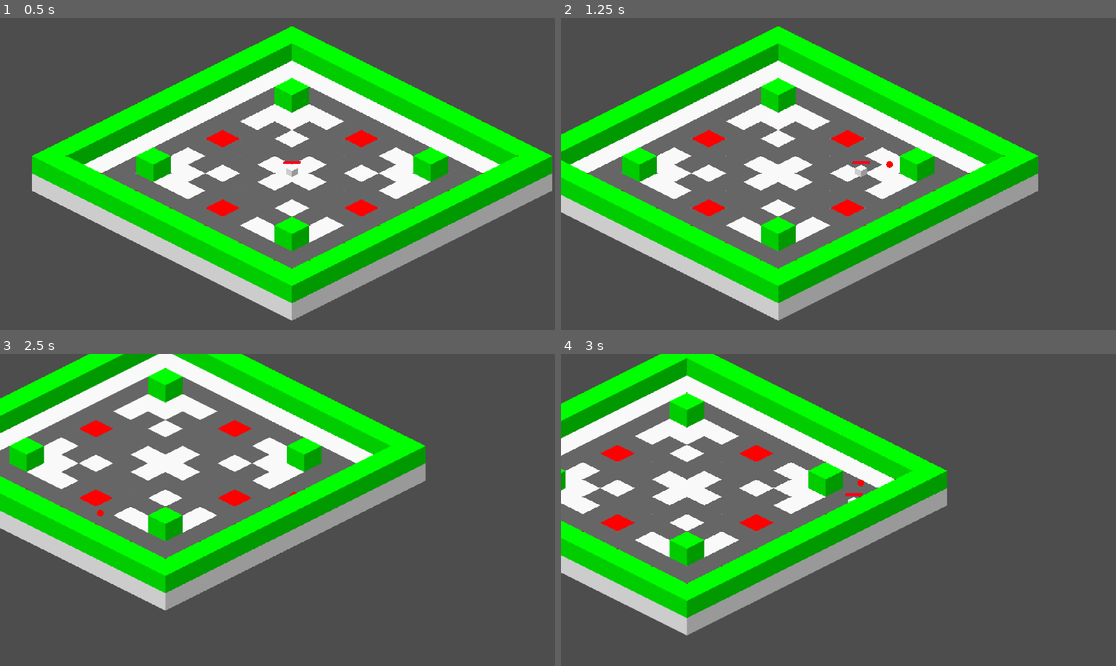
Above: before the commit, frames 1-4 (two rows, left to right).
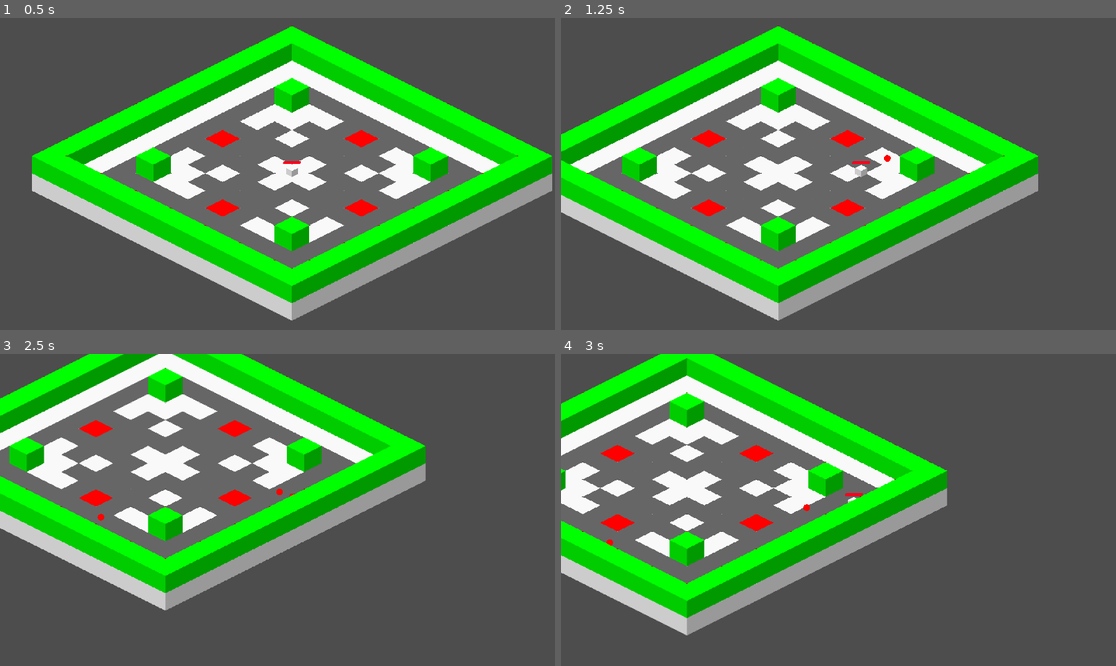
Above: after the commit, the same moments.

Repository: RexRoTheRacingCar/Game_Dev_Level_3
Game: Godot game, scene res://scenes/main/game.tscn
Two runs of this game, one before a commit and one after it. Both use one fixed random seed, a clock stepped at 60 frames per second and the inputs below.
Inputs (mouse positions are in pixels of both pictures, inside the frame that each line leads up to):
- Up to frame 1 (0.5 s): no input
- Up to frame 2 (1.25 s): tap Enter at 0.5 s; move the mouse to (960, 158) at 0.52 s; hold D (right) from 0.53 s (still down); click (960, 158) at 0.6 s
- Up to frame 3 (2.5 s): move the mouse to (166, 525) at 1.27 s; release D (right) at 1.28 s; hold S (down) 1.28-2.03 s; tap Space (dash) at 1.35 s; click (166, 525) at 1.55 s; move the mouse to (333, 441) at 2.02 s; hold D (right) from 2.03 s (still down); click (333, 441) at 2.1 s
- Up to frame 4 (3 s): move the mouse to (810, 572) at 2.77 s; release D (right) at 2.78 s; hold W (up) from 2.78 s (still down); click (810, 572) at 2.85 s

Frame 1 is identical in both runs. In frame 2, less than 0.1% of the frame differs, in the area x 58-60%, y 43-49%; in frame 3, less than 0.1%; in frame 4, less than 0.1%, in the area x 8-55%, y 40-62%.

Commit message:
Fixed aiming
Fixed bullets not following correct trajectory to player cursor.
Added added slowing animation after colliding.

Diff:
--- a/game_level_3/scenes/main/bullet.tscn
+++ b/game_level_3/scenes/main/bullet.tscn
@@ -9,10 +9,11 @@
 [sub_resource type="CircleShape2D" id="CircleShape2D_r4h8c"]
 radius = 12.0
 
-[node name="Bullet" type="CharacterBody2D"]
+[node name="Bullet" type="CharacterBody2D" node_paths=PackedStringArray("collision")]
 y_sort_enabled = true
 collision_layer = 0
 script = ExtResource("1_c138i")
+collision = NodePath("CollisionShape2D")
 
 [node name="CollisionShape2D" type="CollisionShape2D" parent="."]
 shape = SubResource("CircleShape2D_5tywq")
--- a/game_level_3/scripts/main/bullet.gd
+++ b/game_level_3/scripts/main/bullet.gd
@@ -4,17 +4,22 @@
 
 
 @export var hurtbox : HurtboxComponent
+@export var collision : CollisionShape2D
 
 @export var speed := 600
 @export var damage := 5.0
 @export var max_pierce := 1
 
 var current_pierce_count := 0
-var fake_velocity = Vector2.ZERO
+var fake_velocity := Vector2.ZERO
+var has_collided : bool = false
 
 
 #---------------------------------------------------------------------------------------------------------------------------
 func _ready():
+	has_collided = false
+	collision.disabled = false
+
 	if hurtbox:
 		hurtbox.hit_enemy.connect(on_enemy_hit)
 
@@ -26,10 +31,13 @@
 	fake_velocity = dir * speed
 	velocity = Vector2(fake_velocity.x, fake_velocity.y / 2) #Make velocity isometric
 
-	var collision := move_and_collide(velocity * delta)
+	if has_collided == false:
+		var if_collision := move_and_collide(velocity * delta)
 
-	if collision:
-		delete_bullet()
+		if if_collision:
+			delete_bullet()
+	else:
+		move_and_slide()
 
 
 #---------------------------------------------------------------------------------------------------------------------------
@@ -42,6 +50,13 @@
 
 #---------------------------------------------------------------------------------------------------------------------------
 func delete_bullet():
-	#var tween = get_tree().create_tween()
-	#tween.tween_property(self, "speed", Vector2(100, 200), 1)
+	has_collided = true
+	collision.disabled = true
+	speed *= -1
+
+	var delete_tween = create_tween()
+	delete_tween.tween_property(self, "speed", 0, 0.35).set_trans(Tween.TRANS_CIRC).set_ease(Tween.EASE_IN).from_current()
+
+	await get_tree().create_timer(0.35, false).timeout
+
 	queue_free()
--- a/game_level_3/scripts/main/player.gd
+++ b/game_level_3/scripts/main/player.gd
@@ -93,7 +93,9 @@
 func player_shoot():
 	#The bullet instance
 	var bullet_instance := p_bullet_scene.instantiate()
-	var mouse_dir := get_global_mouse_position() - global_position
+	var mouse_pos := get_global_mouse_position()
+	var mouse_dir := mouse_pos - global_position
+	mouse_dir.y *= 2
 
 	#Bullet spawned
 	get_parent().add_child(bullet_instance)
